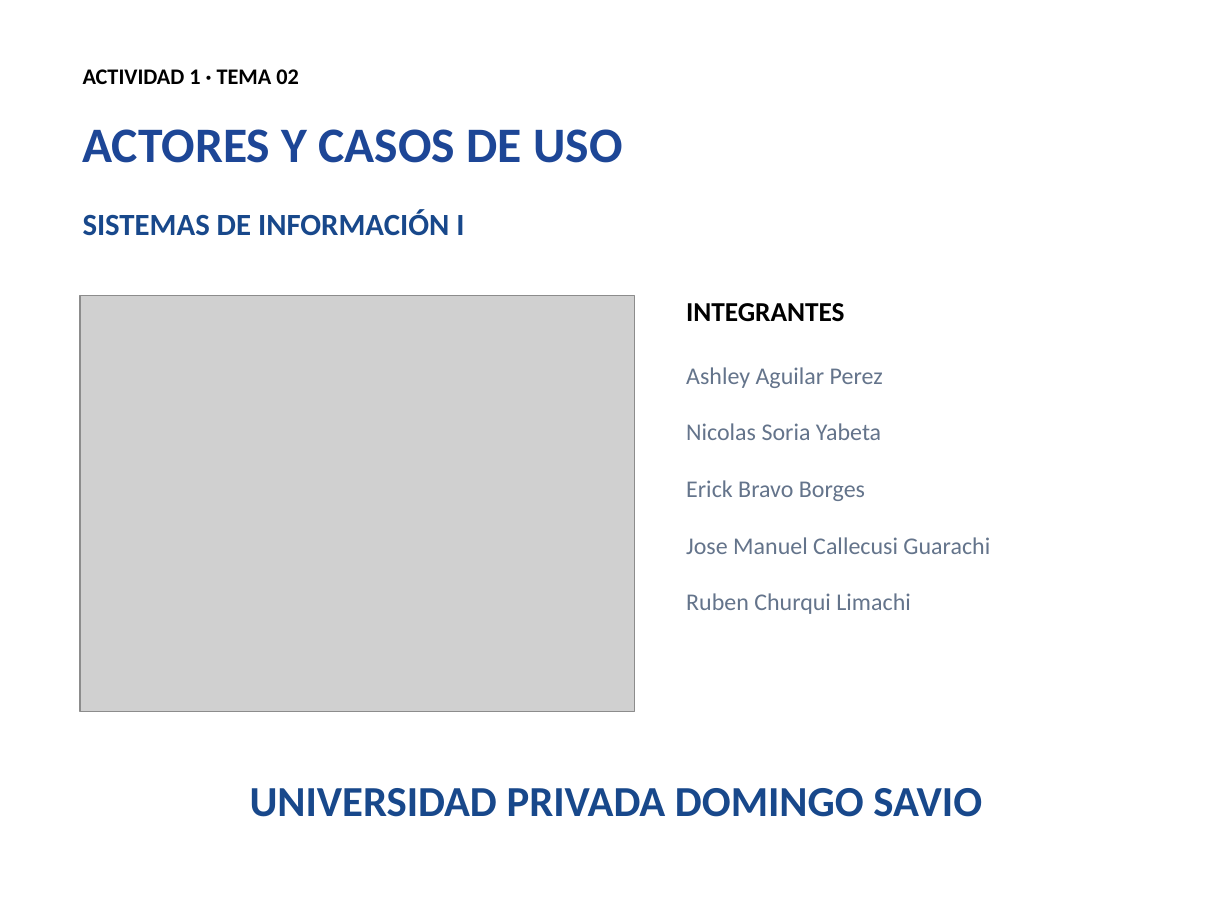
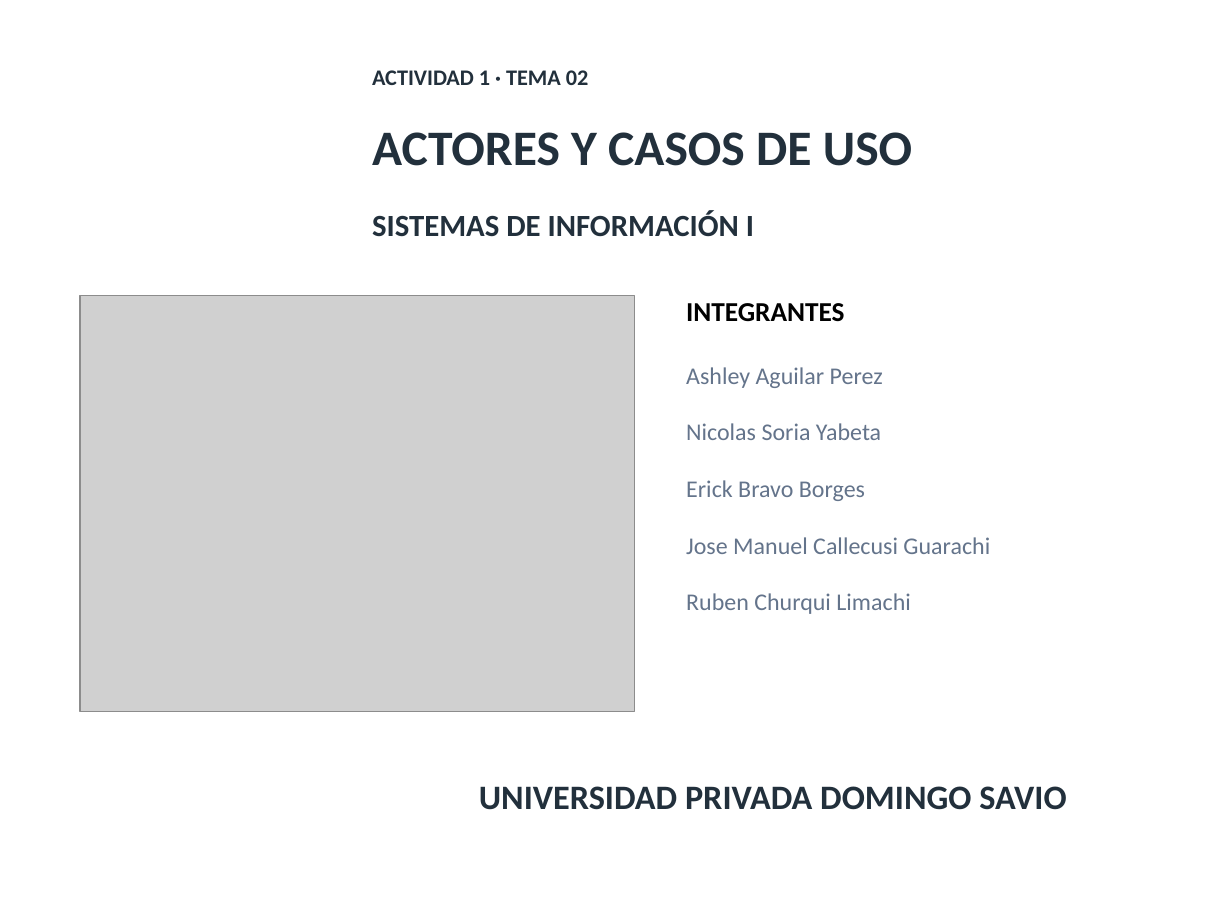
Before and after one commit to erickbravob/sistemas-informacion-i, a slide deck: slide 1 of materiales/actividad-1/tema-02-actores-casos-v9.pptx. Drawn at 1232x924 pixels with LibreOffice and Linux fonts; fonts in the diff are those of the drawing; grey boxes stand for pictures; background and template pictures are left out. Boxes give left, top, right and bottom in pixels: in the first picture for what was removed or moved away, otherwise in the second. Text is boxed around its words. In the diff, an @@ line names an element or a change of style, - is before the commit and + after.

```diff
--- a/materiales/actividad-1/tema-02-actores-casos-v9.pptx
+++ b/materiales/actividad-1/tema-02-actores-casos-v9.pptx
@@ text "ACTIVIDAD 1 · TEMA 02": place and size @@
-text "ACTIVIDAD 1 · TEMA 02" at bbox=[83, 69, 299, 84]
+text "ACTIVIDAD 1 · TEMA 02" at bbox=[372, 70, 589, 85]
@@ text "ACTIVIDAD 1 · TEMA 02" at bbox=[372, 70, 589, 85]: text colour #000000 to #22303C @@
@@ text "ACTORES Y CASOS DE USO": place and size @@
-text "ACTORES Y CASOS DE USO" at bbox=[83, 129, 622, 163]
+text "ACTORES Y CASOS DE USO" at bbox=[372, 132, 912, 166]
@@ text "ACTORES Y CASOS DE USO" at bbox=[372, 132, 912, 166]: text colour #1D4696 to #22303C @@
@@ text "SISTEMAS DE INFORMACIÓN I": place and size @@
-text "SISTEMAS DE INFORMACIÓN I" at bbox=[83, 209, 464, 236]
+text "SISTEMAS DE INFORMACIÓN I" at bbox=[372, 210, 754, 237]
@@ text "SISTEMAS DE INFORMACIÓN I" at bbox=[372, 210, 754, 237]: text colour #18488B to #22303C @@
@@ text "UNIVERSIDAD PRIVADA DOMINGO SAVIO": place and size @@
-text "UNIVERSIDAD PRIVADA DOMINGO SAVIO" at bbox=[250, 788, 982, 817]
+text "UNIVERSIDAD PRIVADA DOMINGO SAVIO" at bbox=[479, 786, 1066, 810]
@@ text "UNIVERSIDAD PRIVADA DOMINGO SAVIO" at bbox=[479, 786, 1066, 810]: size 25 to 20 pt, text colour #18488B to #22303C @@
```
Also in this commit, not shown: 7 other files.
